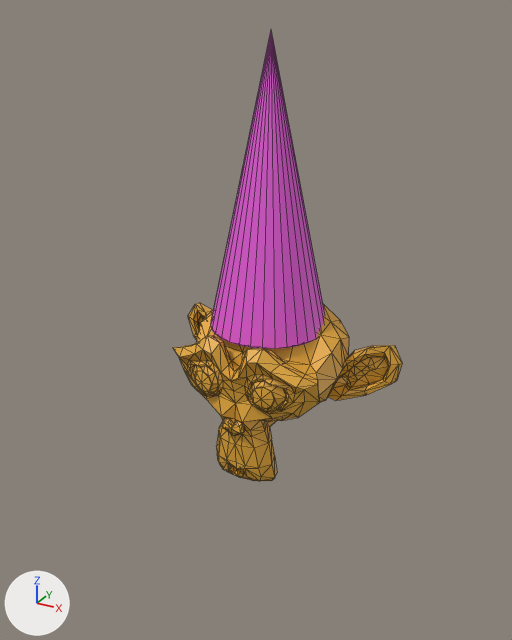
One commit to the glTF model assets/magujo.glb: the scene before it, then after it.
One viewpoint serves both versions: a camera (50 mm lens) standing at (31.7, -60.4, 36.8) and looking at (-0.5, -1.8, 7.5). The lights are fixed; the arrows at lower left show +X, +Y and +Z. Mesh edges are drawn as thin lines. Where no turn or scale is listed for an object, it has been applied to the vertices.

Names of what the first picture shows: 'Cone', 'Suzanne'.
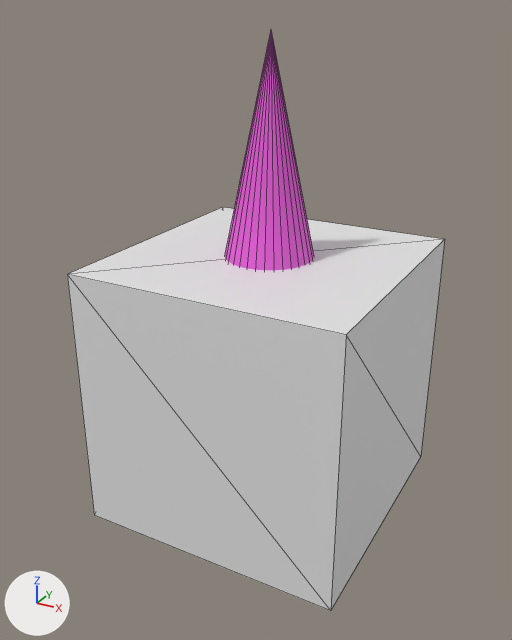
Changed parts and their boxes [x1, y1, x2, y2] in the pictures (512 x 640 px):
'Cube', added
    after: [67, 207, 445, 611]
'Suzanne', recoloured
    both: [173, 303, 402, 481]

The change, as a list of edits to the scene's bpy script:
```text
Change mat_material_001:
    mat_material_001.base_color: (0.801, 0.412, 0.0418) -> (0.8, 0.8, 0.8)  # orange #e7ac3a -> white #e7e7e7
Add me_cube_001:
    me_cube_001.from_pydata(...)  # a box spanning x -14.0..14.0, y -14.0..14.0, z -14.0..14.0
    me_cube_001.materials.append(mat_material_001)  # white #e7e7e7
Add ob_cube:
    ob_cube = bpy.data.objects.new('Cube', me_cube_001)
    ob_cube.location = (0.0, 0.0, 0.0)
```
